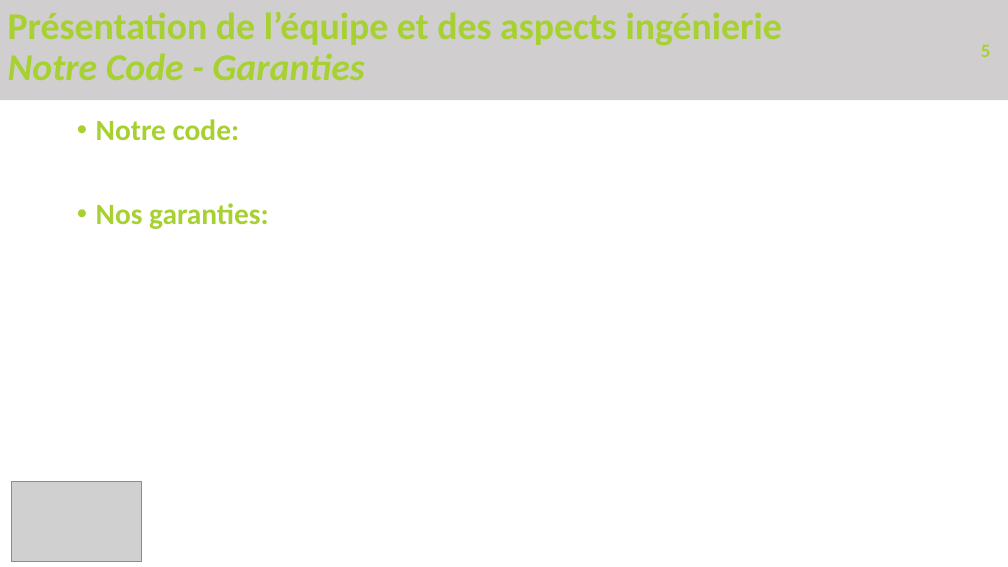
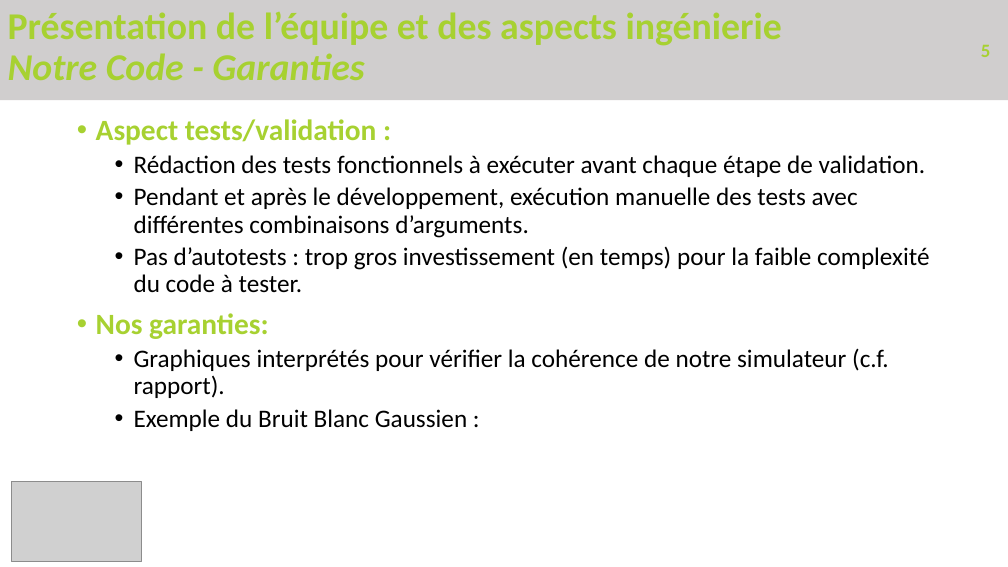
Before and after one commit to PierreDugast/Simulator_2000, a slide deck: slide 5 of Rapport/Présentation.pptx. Drawn at 1008x567 pixels with LibreOffice and Linux fonts; fonts in the diff are those of the drawing; grey boxes stand for pictures. Boxes give left, top, right and bottom in pixels: in the first picture for what was removed or moved away, otherwise in the second. Text is boxed around its words. In the diff, an @@ line names an element or a change of style, - is before the commit and + after.

```diff
--- a/Rapport/Présentation.pptx
+++ b/Rapport/Présentation.pptx
@@ text at (x1=96, y1=119, x2=929, y2=292): text changed; size 28 to 24 pt; text colour #A7D131 to #000000; bold off @@
-• Notre code:
+• Aspect tests/validation :
+  • Rédaction des tests fonctionnels à exécuter avant chaque étape de validation.
+  • Pendant et après le développement, exécution manuelle des tests avec différentes combinaisons d’arguments.
+  • Pas d’autotests : trop gros investissement (en temps) pour la faible complexité du code à tester.
@@ text at (x1=134, y1=348, x2=889, y2=431): paragraphs added @@
+  • Graphiques interprétés pour vérifier la cohérence de notre simulateur (c.f. rapport).
+  • Exemple du Bruit Blanc Gaussien :
```
Also in this commit, not shown: 3 other slides changed, 2 slides added, 14 other files.
